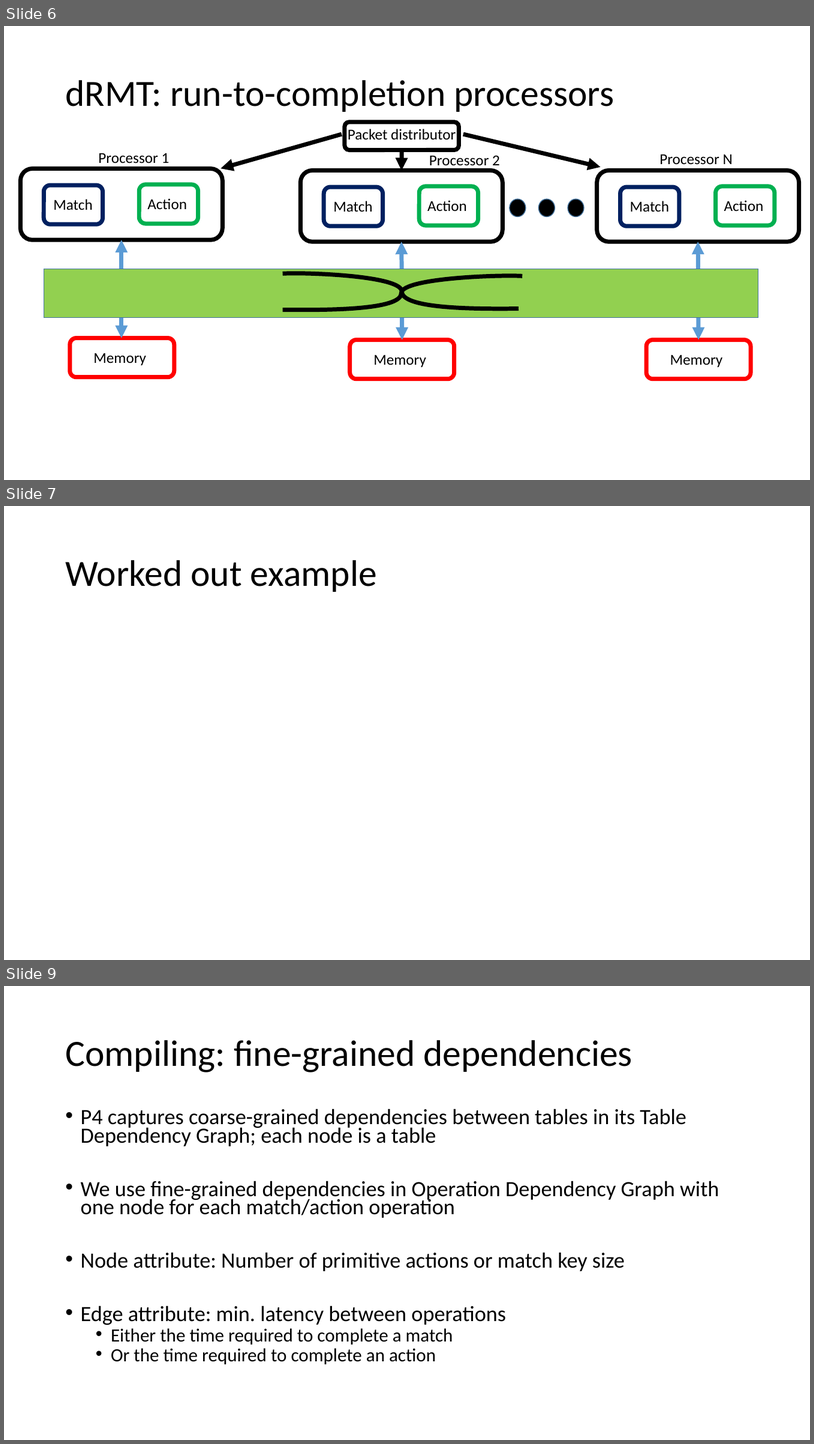
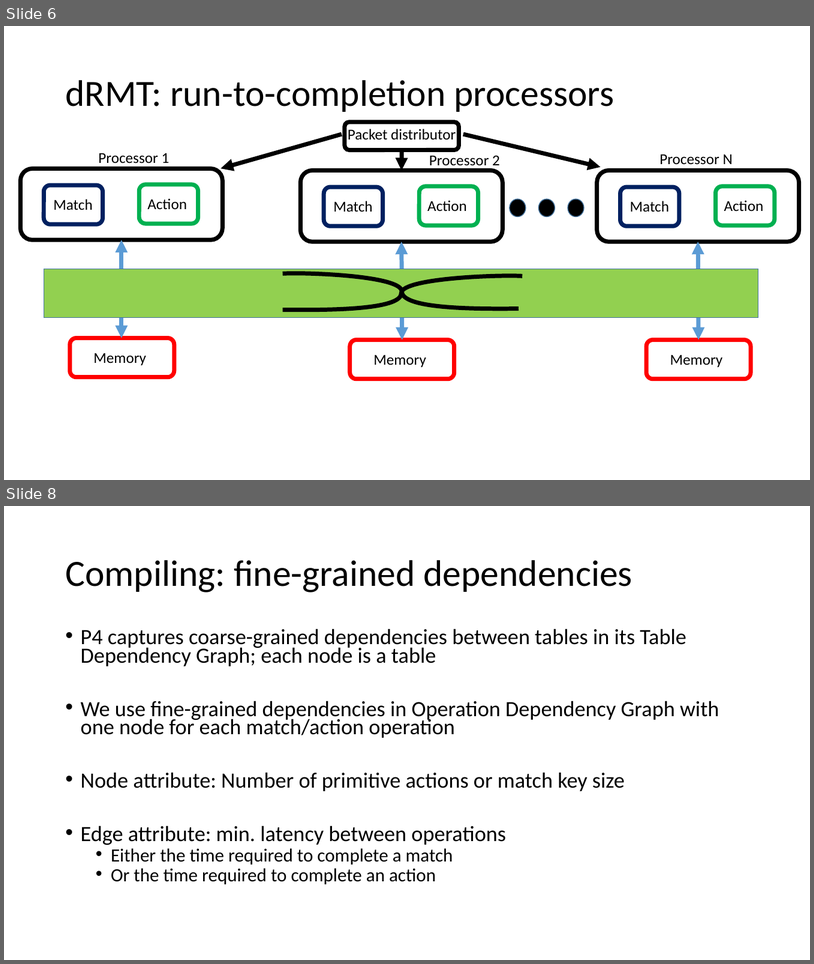
Before and after one commit to anirudhSK/drmt_talk, a slide deck: drmt.pptx. Shown one above the other, each under a label of ours: slides 6, 7 and 9 before the commit, slides 6 and 8 after it; the slides between them are not shown. The pictures are 814x1444 and 814x964 pixels, drawn with LibreOffice and Linux fonts; fonts in the diff are those of the drawing. Boxes give left, top, right and bottom in pixels: in the first picture for what was removed or moved away, otherwise in the second. Text is boxed around its words. In the diff, an @@ line names an element or a change of style, - is before the commit and + after.

```diff
--- a/drmt.pptx
+++ b/drmt.pptx
@@ slide 7 removed at [4,506,810,960], background #FFFFFF @@
@@ title removed at [65,560,377,592] @@
-Worked out example
@@ what was slide 9 is now slide 8 @@
```
Also in this commit, not shown: 1 slide changed, 1 slide added.
